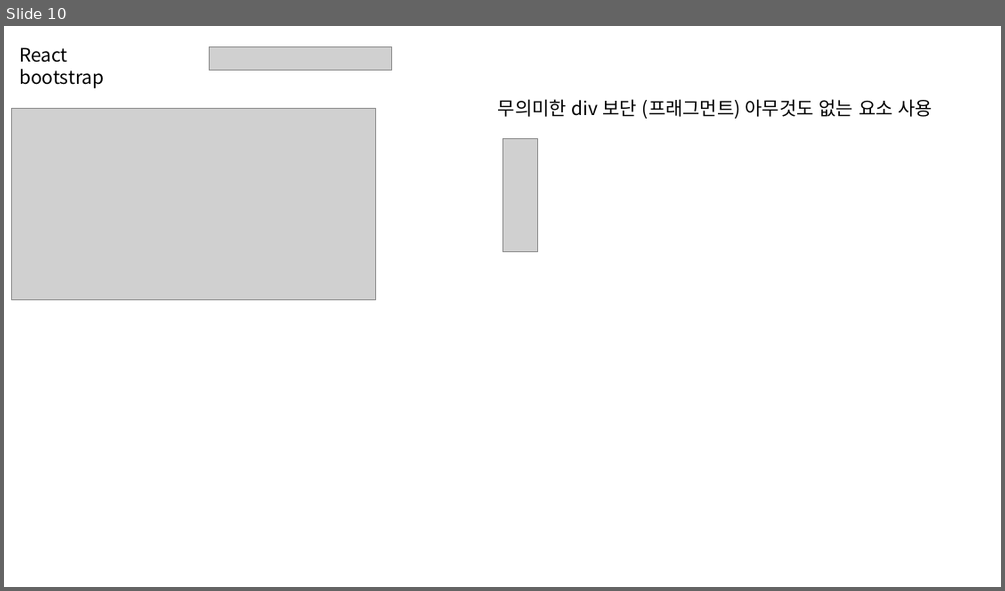
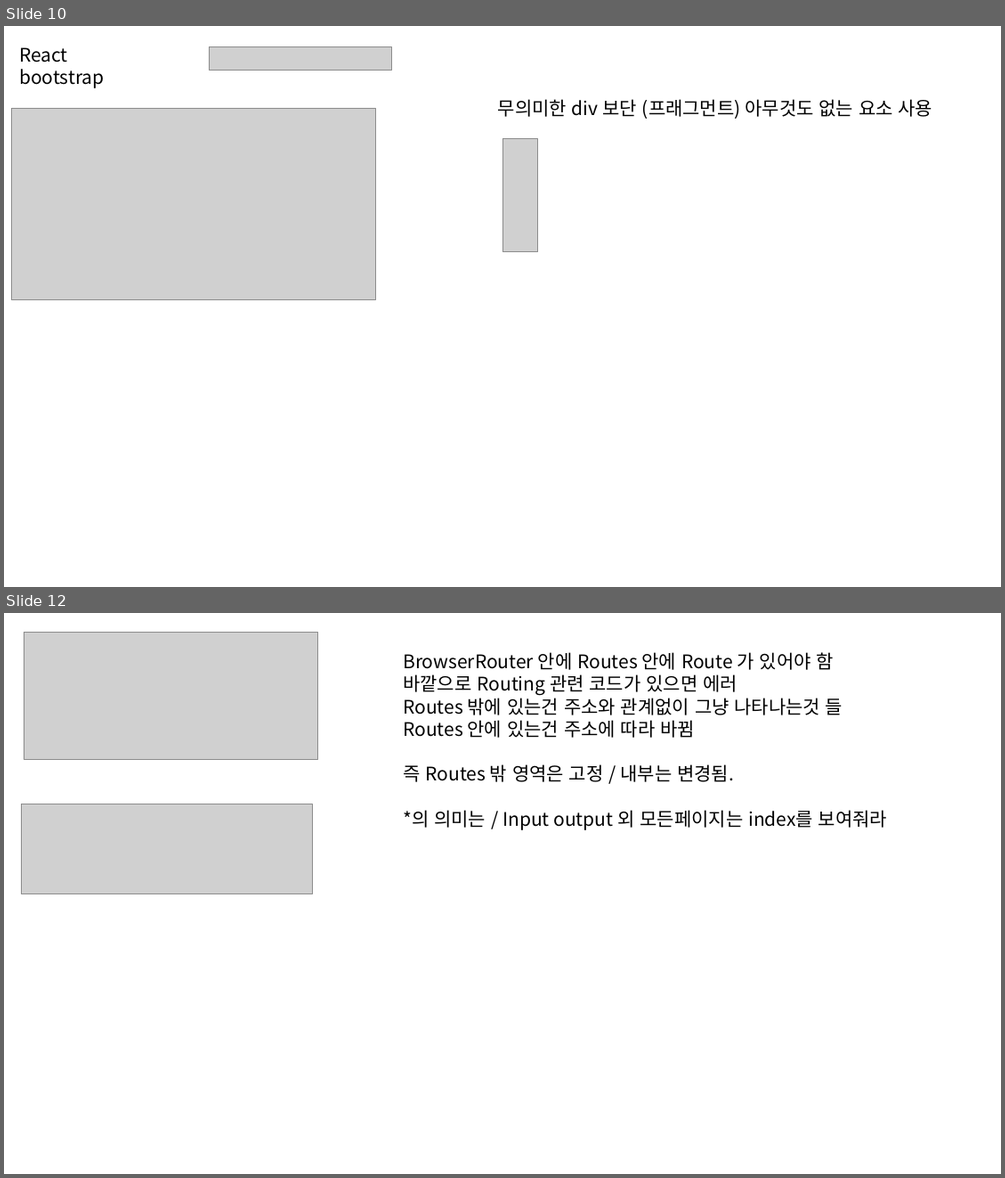
Before and after one commit to HSungJun/AfterSemi, a slide deck: react/React.pptx. Shown one above the other, each under a label of ours: slide 10 before the commit, slides 10 and 12 after it; the slides between them are not shown. The pictures are 1005x591 and 1005x1178 pixels, drawn with LibreOffice and Linux fonts; fonts in the diff are those of the drawing; grey boxes stand for pictures. Boxes give left, top, right and bottom in pixels: in the first picture for what was removed or moved away, otherwise in the second. Text is boxed around its words. In the diff, an @@ line names an element or a change of style, - is before the commit and + after.

```diff
--- a/react/React.pptx
+++ b/react/React.pptx
@@ slide 12 added at [4,613,1001,1174], background #FFFFFF @@
@@ picture added at [24,633,318,760] @@
@@ text added at [403,652,842,782], 18 pt, text #000000 @@
+BrowserRouter 안에 Routes 안에 Route 가 있어야 함
+바깥으로 Routing 관련 코드가 있으면 에러
+Routes 밖에 있는건 주소와 관계없이 그냥 나타나는것 들
+Routes 안에 있는건 주소에 따라 바뀜
+즉 Routes 밖 영역은 고정 / 내부는 변경됨.
@@ picture added at [21,803,312,893] @@
@@ text added at [403,810,887,830], 18 pt, text #000000 @@
+*의 의미는 / Input output 외 모든페이지는 index를 보여줘라
```
Also in this commit, not shown: 2 other slides added, 36 other files.
